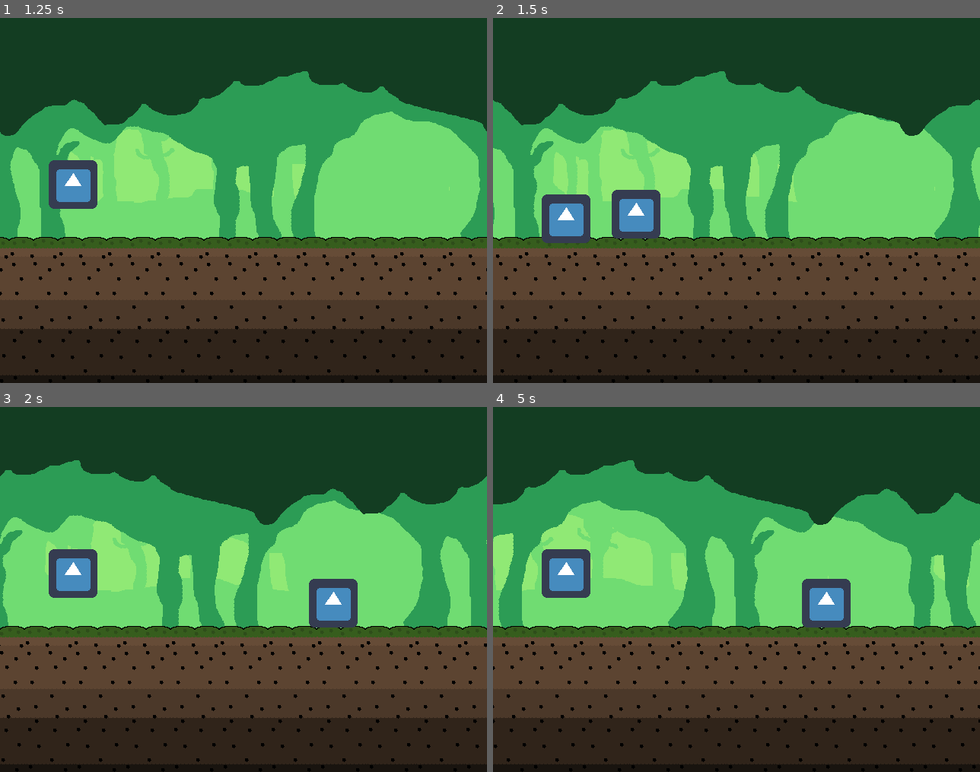
Above: before the commit, frames 1-4 (two rows, left to right).
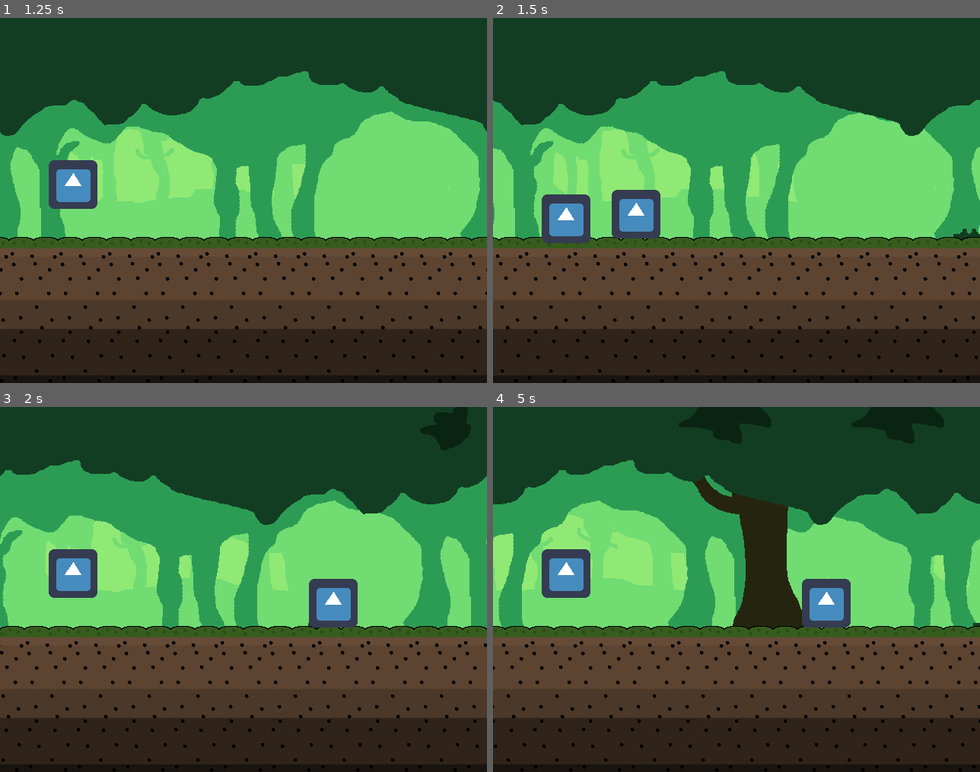
Above: after the commit, the same moments.

Repository: Gravedigger7789/spider-scramble
Game: Godot game, scene res://src/Level/Sandbox1.tscn
Two runs of this game, one before a commit and one after it. Both use one fixed random seed, a clock stepped at 60 frames per second and the inputs below. This scene is started directly instead of the project's main scene. The engine's default icon, where the game draws it, is replaced by a stand-in: a white triangle on a blue panel in a dark square.
Inputs:
- Up to frame 1 (1.25 s): tap Z (attack) at 0.6 s; tap Up (jump) at 0.77 s
- Up to frame 2 (1.5 s): tap Z (attack) at 1.35 s
- Up to frame 3 (2 s): tap Up (jump) at 1.52 s
- Up to frame 4 (5 s): tap Z (attack) every 0.75 s from 2.1 to 4.35 s; tap Up (jump) at 3.02, 3.77, 4.52 s

Frame 1 is identical in both runs. In frame 2, less than 0.1% of the frame differs, in the area x 94-100%, y 57-61%; in frame 3, 0.7%; in frame 4, 6.1%, in the area x 38-100%, y 0-61%.

Commit message:
Working on sprite spawners

Diff:
--- a/project.godot
+++ b/project.godot
@@ -9,6 +9,11 @@
 config_version=4
 
 _global_script_classes=[ {
+"base": "Sprite",
+"class": "MovingSprite",
+"language": "GDScript",
+"path": "res://src/Level/MovingSprite.gd"
+}, {
 "base": "Area2D",
 "class": "Obstacle",
 "language": "GDScript",
@@ -25,14 +30,21 @@
 "path": "res://src/Weapons/Projectile.gd"
 }, {
 "base": "Position2D",
+"class": "SpriteSpawner",
+"language": "GDScript",
+"path": "res://src/Level/SpriteSpawner.gd"
+}, {
+"base": "Position2D",
 "class": "Weapon",
 "language": "GDScript",
 "path": "res://src/Weapons/Weapon.gd"
 } ]
 _global_script_class_icons={
+"MovingSprite": "",
 "Obstacle": "",
 "Player": "",
 "Projectile": "",
+"SpriteSpawner": "",
 "Weapon": ""
 }
 
--- /dev/null
+++ b/src/Level/MovingSprite.gd
@@ -0,0 +1,16 @@
+extends Sprite
+class_name MovingSprite
+
+
+export var velocity: Vector2 = Vector2( -400, 0 );
+
+onready var size := Vector2(texture.get_width(), texture.get_height())
+
+func _ready():
+	var visibility_notifier := VisibilityNotifier2D.new()
+	visibility_notifier.rect = get_rect()
+	visibility_notifier.connect("screen_exited", self, "queue_free")
+	add_child(visibility_notifier)
+
+func _physics_process(delta: float) -> void:
+	position += velocity * delta
--- /dev/null
+++ b/src/Level/SpriteSpawner.gd
@@ -0,0 +1,42 @@
+extends Position2D
+class_name SpriteSpawner
+
+
+var sprites : Array
+
+export var sprite_velocity: Vector2 = Vector2( -400, 0 );
+export(Array, Texture) var textures: Array
+export (float, 0, 30) var min_spawn_time := 2.0
+export (float, 0, 30) var max_spawn_time := 4.0
+
+onready var spawn_timer: Timer = $SpawnTimer
+onready var floor_raycast: RayCast2D = $FloorCheck
+
+
+func _ready() -> void:
+	randomize()
+	randomize_spawn_time()
+
+func create_sprite(texture: Texture) -> MovingSprite:
+	var sprite := MovingSprite.new()
+	sprite.texture = texture
+	sprite.velocity = sprite_velocity
+	return sprite
+
+func randomize_spawn_time() -> void:
+	var random_spawn_time := rand_range(min_spawn_time, max_spawn_time)
+	spawn_timer.start(random_spawn_time)
+
+func spawn_random_sprite() -> void:
+	var random_index := randi() % textures.size()
+	var texture: Texture = textures[random_index]
+	var sprite := create_sprite(texture)
+	add_child(sprite)
+	var sprite_size := Vector2(sprite.texture.get_width(), sprite.texture.get_height())
+	var floor_position := floor_raycast.get_collision_point() - (sprite_size / 2) \
+		if floor_raycast.is_colliding() else global_position
+	sprite.global_position = floor_position
+
+func _on_SpawnTimer_timeout() -> void:
+	spawn_random_sprite()
+	randomize_spawn_time()
--- /dev/null
+++ b/src/Level/SpriteSpawner.tscn
@@ -0,0 +1,24 @@
+[gd_scene load_steps=4 format=2]
+
+[ext_resource path="res://src/Level/SpriteSpawner.gd" type="Script" id=1]
+[ext_resource path="res://assets/forest/tree-1.png" type="Texture" id=2]
+[ext_resource path="res://assets/forest/tree-2.png" type="Texture" id=3]
+
+[node name="SpriteSpawner" type="Position2D"]
+script = ExtResource( 1 )
+__meta__ = {
+"_gizmo_extents_": 32.0
+}
+textures = [ ExtResource( 2 ), ExtResource( 3 ) ]
+
+[node name="SpawnTimer" type="Timer" parent="."]
+one_shot = true
+
+[node name="FloorCheck" type="RayCast2D" parent="."]
+enabled = true
+collision_mask = 4
+__meta__ = {
+"_edit_lock_": true
+}
+
+[connection signal="timeout" from="SpawnTimer" to="." method="_on_SpawnTimer_timeout"]
--- a/src/Level/TreeBackground.gd
+++ b/src/Level/TreeBackground.gd
@@ -3,6 +3,15 @@
 
 export var velocity: Vector2 = Vector2( -400, 0 );
 
+onready var tree_spawner: SpriteSpawner = $TreeSpawner
+onready var shrub_spawner: SpriteSpawner = $ShrubSpawner
+onready var foliage_spawner: SpriteSpawner = $FoliageSpawner
+
+
+func _ready():
+	tree_spawner.sprite_velocity = velocity
+	shrub_spawner.sprite_velocity = velocity
+	foliage_spawner.sprite_velocity = velocity
 
 func _physics_process(delta: float) -> void:
 	var offset: Vector2 = get_scroll_offset() + velocity * delta
--- a/src/Level/TreeBackground.tscn
+++ b/src/Level/TreeBackground.tscn
@@ -8,47 +8,76 @@
 [ext_resource path="res://assets/forest/forestback-3.png" type="Texture" id=6]
 [ext_resource path="res://assets/forest/floor-1.png" type="Texture" id=7]
 [ext_resource path="res://assets/forest/forestback-1.png" type="Texture" id=8]
+[ext_resource path="res://src/Level/SpriteSpawner.tscn" type="PackedScene" id=9]
+[ext_resource path="res://assets/forest/litebush-5.png" type="Texture" id=10]
+[ext_resource path="res://assets/forest/litebush-4.png" type="Texture" id=11]
+[ext_resource path="res://assets/forest/litebush-2.png" type="Texture" id=12]
+[ext_resource path="res://assets/forest/darkbush-2.png" type="Texture" id=13]
+[ext_resource path="res://assets/forest/darkbush-4.png" type="Texture" id=14]
+[ext_resource path="res://assets/forest/litebush-1.png" type="Texture" id=15]
+[ext_resource path="res://assets/forest/darkbush-3.png" type="Texture" id=16]
+[ext_resource path="res://assets/forest/litebush-3.png" type="Texture" id=17]
+[ext_resource path="res://assets/forest/darkbush-1.png" type="Texture" id=18]
+[ext_resource path="res://assets/forest/foliage-2.png" type="Texture" id=19]
+[ext_resource path="res://assets/forest/foliage-1.png" type="Texture" id=20]
+[ext_resource path="res://assets/forest/foliage-3.png" type="Texture" id=21]
+[ext_resource path="res://assets/forest/foliage-4.png" type="Texture" id=22]
 
 [sub_resource type="RectangleShape2D" id=1]
-extents = Vector2( 320, 92 )
+extents = Vector2( 640, 92 )
 
-[node name="Node" type="Node"]
+[node name="TreeBackground" type="Node"]
 
-[node name="TreeBackground" type="ParallaxBackground" parent="."]
+[node name="ParallaxBackground" type="ParallaxBackground" parent="."]
 scroll_limit_end = Vector2( 0, 480 )
 script = ExtResource( 1 )
 
-[node name="Background" type="Sprite" parent="TreeBackground"]
+[node name="Background" type="Sprite" parent="ParallaxBackground"]
 texture = ExtResource( 8 )
 centered = false
 
-[node name="FarTrees" type="ParallaxLayer" parent="TreeBackground"]
+[node name="FarTrees" type="ParallaxLayer" parent="ParallaxBackground"]
 motion_scale = Vector2( 0.1, 0.1 )
 motion_mirroring = Vector2( 640, 0 )
 
-[node name="Sprite" type="Sprite" parent="TreeBackground/FarTrees"]
+[node name="Sprite" type="Sprite" parent="ParallaxBackground/FarTrees"]
 texture = ExtResource( 5 )
 centered = false
 
-[node name="MidTrees" type="ParallaxLayer" parent="TreeBackground"]
+[node name="MidTrees" type="ParallaxLayer" parent="ParallaxBackground"]
 motion_scale = Vector2( 0.25, 0.25 )
 motion_mirroring = Vector2( 640, 0 )
 
-[node name="Sprite" type="Sprite" parent="TreeBackground/MidTrees"]
+[node name="Sprite" type="Sprite" parent="ParallaxBackground/MidTrees"]
 texture = ExtResource( 6 )
 centered = false
 
-[node name="TreeTops" type="ParallaxLayer" parent="TreeBackground"]
+[node name="TreeSpawner" parent="ParallaxBackground" instance=ExtResource( 9 )]
+position = Vector2( 832, 256 )
+
+[node name="TreeTops" type="ParallaxLayer" parent="ParallaxBackground"]
 motion_mirroring = Vector2( 640, 0 )
 
-[node name="Sprite" type="Sprite" parent="TreeBackground/TreeTops"]
+[node name="Sprite" type="Sprite" parent="ParallaxBackground/TreeTops"]
 texture = ExtResource( 2 )
 centered = false
 
-[node name="Ground" type="ParallaxLayer" parent="TreeBackground"]
+[node name="FoliageSpawner" parent="ParallaxBackground" instance=ExtResource( 9 )]
+position = Vector2( 832, 24 )
+textures = [ ExtResource( 20 ), ExtResource( 19 ), ExtResource( 21 ), ExtResource( 22 ) ]
+min_spawn_time = 0.5
+max_spawn_time = 2.0
+
+[node name="ShrubSpawner" parent="ParallaxBackground" instance=ExtResource( 9 )]
+position = Vector2( 800, 256 )
+textures = [ ExtResource( 18 ), ExtResource( 13 ), ExtResource( 16 ), ExtResource( 14 ), ExtResource( 15 ), ExtResource( 12 ), ExtResource( 17 ), ExtResource( 11 ), ExtResource( 10 ) ]
+min_spawn_time = 1.0
+max_spawn_time = 2.0
+
+[node name="Ground" type="ParallaxLayer" parent="ParallaxBackground"]
 motion_mirroring = Vector2( 640, 0 )
 
-[node name="TextureRect" type="TextureRect" parent="TreeBackground/Ground"]
+[node name="TextureRect" type="TextureRect" parent="ParallaxBackground/Ground"]
 margin_top = 288.0
 margin_right = 640.0
 margin_bottom = 352.0
@@ -58,7 +87,7 @@
 "_edit_use_anchors_": false
 }
 
-[node name="TextureRect2" type="TextureRect" parent="TreeBackground/Ground"]
+[node name="TextureRect2" type="TextureRect" parent="ParallaxBackground/Ground"]
 margin_top = 352.0
 margin_right = 640.0
 margin_bottom = 416.0
@@ -68,7 +97,7 @@
 "_edit_use_anchors_": false
 }
 
-[node name="TextureRect3" type="TextureRect" parent="TreeBackground/Ground"]
+[node name="TextureRect3" type="TextureRect" parent="ParallaxBackground/Ground"]
 margin_top = 416.0
 margin_right = 640.0
 margin_bottom = 480.0
@@ -83,5 +112,5 @@
 collision_mask = 7
 
 [node name="CollisionShape2D" type="CollisionShape2D" parent="StaticBody2D"]
-position = Vector2( 320, 388 )
+position = Vector2( 640, 388 )
 shape = SubResource( 1 )
Not shown: 1 places in src/Level/TreeBackground.tscn that only renumber resources
